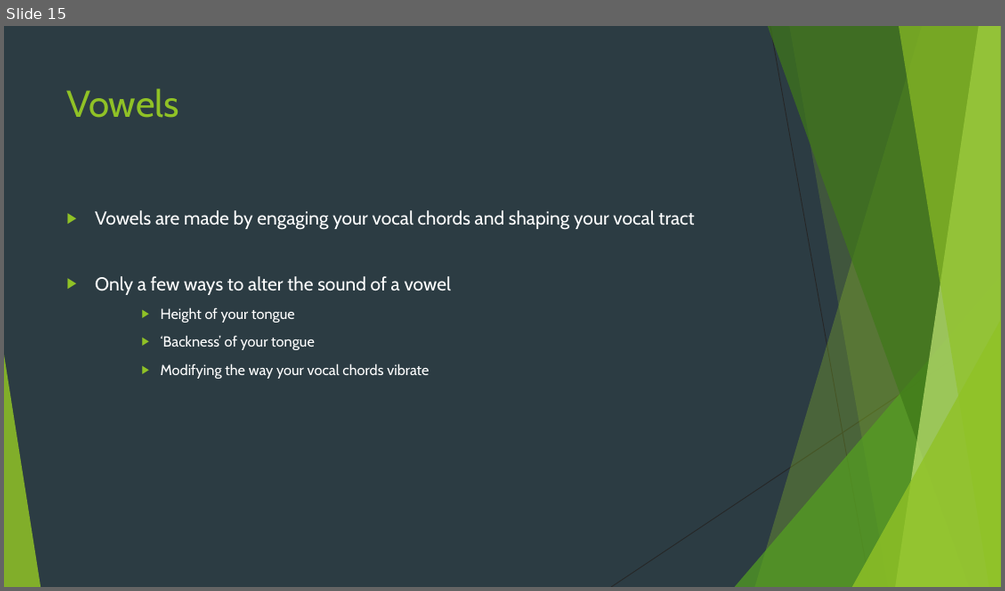
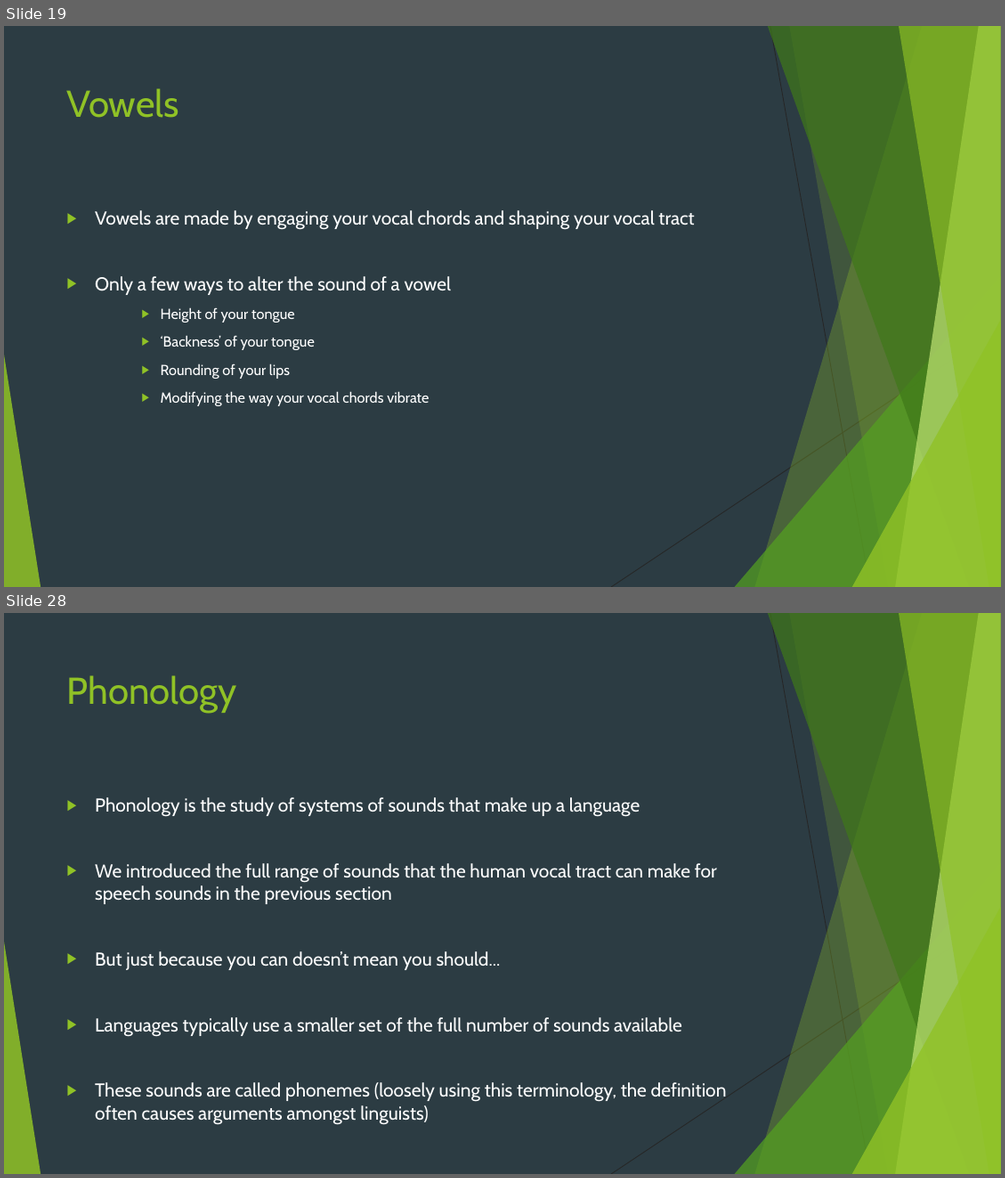
Before and after one commit to krownniuqjk/Lectures, a slide deck: Short Course in Linguistics Wk 1.pptx. Shown one above the other, each under a label of ours: slide 15 before the commit, slides 19 and 28 after it; the slides between them are not shown. The pictures are 1005x591 and 1005x1178 pixels, drawn with LibreOffice and Linux fonts; fonts in the diff are those of the drawing. Boxes give left, top, right and bottom in pixels: in the first picture for what was removed or moved away, otherwise in the second. Text is boxed around its words. In the diff, an @@ line names an element or a change of style, - is before the commit and + after.

```diff
--- a/Short Course in Linguistics Wk 1.pptx
+++ b/Short Course in Linguistics Wk 1.pptx
@@ slide 28 added at bbox=[4, 613, 1001, 1174], background #2C3C43; not listed: 10 template elements that a slide beside it also shows @@
@@ title added at bbox=[67, 675, 237, 713], 36 pt, text #90C226 @@
+Phonology
@@ text added at bbox=[95, 797, 727, 1102], 18 pt, text #FFFFFF @@
+▶ Phonology is the study of systems of sounds that make up a language
+▶ We introduced the full range of sounds that the human vocal tract can make for speech sounds in the previous section
+▶ But just because you can doesn’t mean you should...
+▶ Languages typically use a smaller set of the full number of sounds available
+▶ These sounds are called phonemes (loosely using this terminology, the definition often causes arguments amongst linguists)
@@ what was slide 15 is now slide 19 @@
@@ slide 19 changed as well @@
@@ text at bbox=[161, 363, 290, 378]: paragraph added @@
+    ▶ Rounding of your lips
```
Also in this commit, not shown: 41 other slides added, 2 slides removed, 1 other file.
